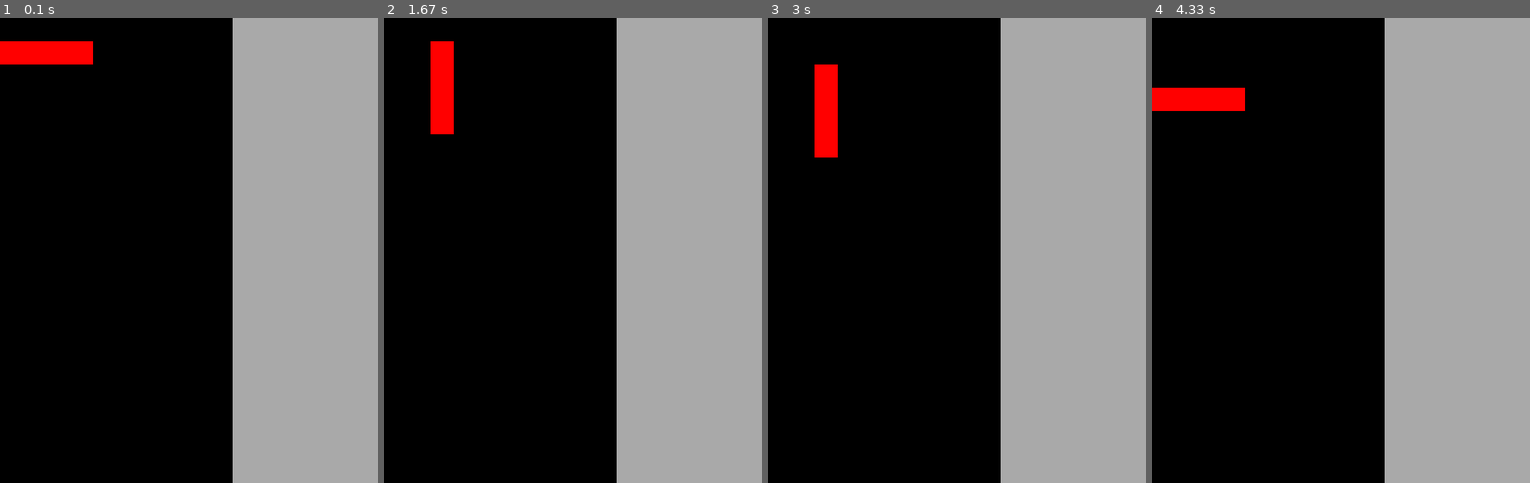
Above: before the commit, frames 1-4 (left to right).
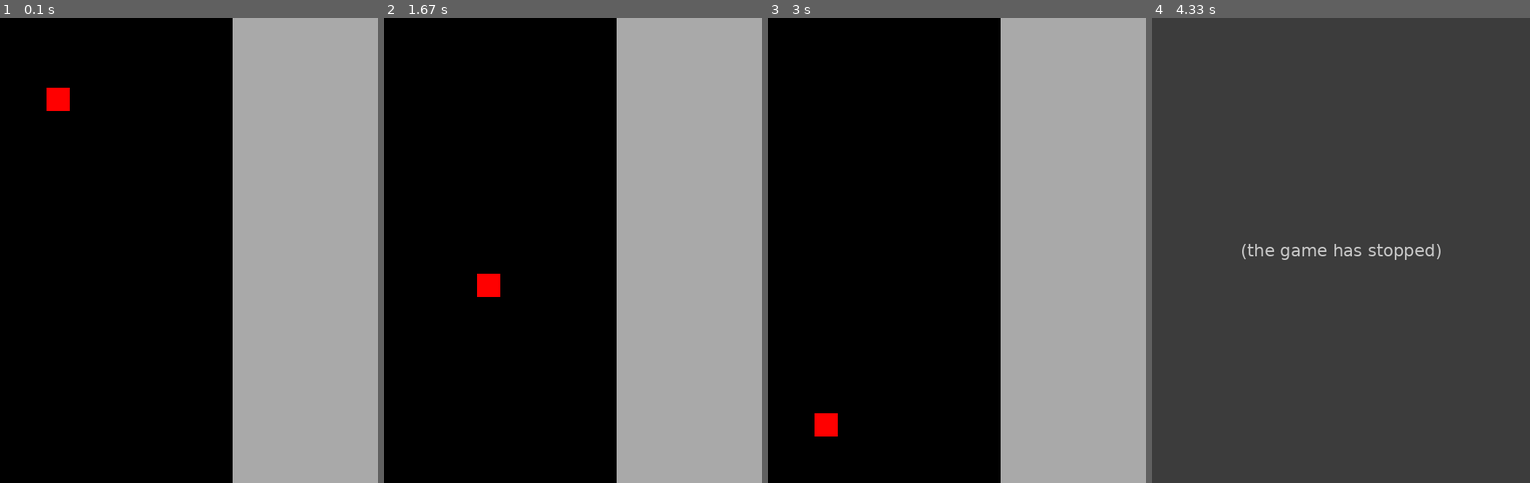
Above: after the commit, the same moments.

Repository: shogun-mar/Pygame-Tetris
Game: pygame game, started from main.py
Same seed, same stepped clock (60 frames per second), same inputs: the game is played once before the commit and once after it.
Inputs:
- Up to frame 1 (0.1 s): no input
- Up to frame 2 (1.67 s): tap E at 0.33 s; hold D 0.67-1.13 s; hold D 1.17-1.63 s
- Up to frame 3 (3 s): hold A 1.67-2.2 s; hold A 2.23-2.78 s; tap Q at 2.82 s
- Up to frame 4 (4.33 s): no input

The runs differ from the first frame. In frame 1, 1.5% of the frame differs, in the area x 0-25%, y 5-20%; in frame 2, 1.5%; in frame 3, 1.5%; in frame 4, 100%, in the area x 0-100%, y 0-100%.
Error after the commit: IndexError: list assignment index out of range (main.py line 36); the game stopped at 3.4 s (later frames are placeholders)

Commit message:
pygame tetris tetrominoes randomization and conversion

Diff:
--- a/main.py
+++ b/main.py
@@ -9,7 +9,7 @@
 clock = pygame.time.Clock()
 
 grid = [[0 for _ in range(GRID_WIDTH)] for _ in range(GRID_HEIGHT)] # 0 means empty cell, color name means filled cell with that color
-current_tetromino = Tetromino(screen, [[0, 0], [1, 0], [2, 0], [3, 0]], 'red')
+current_tetromino = Tetromino(screen, color='red', cell_positions=[[2, 2]])
 
 game_background_surface = pygame.Surface((SCREEN_WIDTH, SCREEN_HEIGTH))
 
@@ -22,25 +22,25 @@
 def update_game():
     global current_tetromino
 
-    #Check if tetramino has reached loose cells
+    # Check if tetromino has reached loose cells
     for cell_position in current_tetromino.cell_positions:
         column = cell_position[0]
         row = cell_position[1]
-        if row == GRID_HEIGHT - 1 or grid[column + 1][row] != 0:
-            #Add tetramino to the grid
+        print(f"column: {column}, row: {row}")
+        if row == GRID_HEIGHT - 1 or grid[row][column + 1] != 0:
+            # Add tetromino to the grid
             for cell_position in current_tetromino.cell_positions:
                 column = cell_position[0]
                 row = cell_position[1]
-                grid[row][column] = current_tetromino.color
+                print(f"tetramino column: {column}, row: {row}")
+                grid[column][row] = current_tetromino.color
 
-            #Create a new tetramino
-            current_tetromino = Tetromino(screen, [[0, 0], [1, 0], [2, 0], [3, 0]], 'red')
+            # Create a new tetromino
+            current_tetromino = Tetromino(screen, color='red', cell_positions=[[2, 2]])
             break
 
     #Move tretramino down one cell
     current_tetromino.move_down()
-
-
 
 def draw_grid():
     #Draw tetramoino's cells
--- a/settings.py
+++ b/settings.py
@@ -3,6 +3,6 @@
 GRID_HEIGHT = 20 # Number of tiles in the height of the grid
 SCREEN_WIDTH = GRID_WIDTH * TILE_SIZE # Width of the screen in pixels
 SCREEN_HEIGTH = GRID_HEIGHT * TILE_SIZE # Height of the screen in pixels
-MAX_FPS = 1 # Maximum number of frames per second
+MAX_FPS = 5 # Maximum number of frames per second
 
 DIALOGUE_MENU_WIDTH = 200 # Width of the dialogue menu in pixels
--- a/tetromino.py
+++ b/tetromino.py
@@ -1,41 +1,24 @@
 import pygame
-from settings import *
+from settings import TILE_SIZE, GRID_WIDTH
 
 class Tetromino:
-    def __init__(self, screen, cell_positions, color):
+    def __init__(self, screen, color, cell_positions):
         self.screen = screen
+        self.color = color
         self.cell_positions = cell_positions
-        self.color = color
+
+    def move_left(self):
+        leftmost_column = min(cell[0] for cell in self.cell_positions)
+        if leftmost_column > 0:
+            self.cell_positions = [[cell[0] - 1, cell[1]] for cell in self.cell_positions]
+
+    def move_right(self):
+        rightmost_column = max(cell[0] for cell in self.cell_positions)
+        if rightmost_column < GRID_WIDTH - 1:
+            self.cell_positions = [[cell[0] + 1, cell[1]] for cell in self.cell_positions]
 
     def move_down(self):
-        for cell_position in self.cell_positions:
-            cell_position[1] += 1
-
-    def move_left(self):
-        for cell_position in self.cell_positions:
-            cell_position[0] -= 1
-
-    def move_right(self):
-        for cell_position in self.cell_positions:
-            cell_position[0] += 1
-
-    def rotate_left(self):
-        def reverse_columns(matrix):
-            return [list(reversed(row)) for row in matrix]
-
-        matrix = self.to_matrix(self.cell_positions)
-        transposed_matrix = self.transpose(matrix)
-        rotated_matrix = reverse_columns(transposed_matrix)
-        self.cell_positions = self.from_matrix(rotated_matrix)
-
-    def rotate_right(self):
-        def reverse_rows(matrix):
-            return [list(row) for row in reversed(matrix)]
-
-        matrix = self.to_matrix(self.cell_positions)
-        transposed_matrix = self.transpose(matrix)
-        rotated_matrix = reverse_rows(transposed_matrix)
-        self.cell_positions = self.from_matrix(rotated_matrix)
+        self.cell_positions = [[cell[0], cell[1] + 1] for cell in self.cell_positions]
 
     def draw(self):
         for cell_position in self.cell_positions:
@@ -43,21 +26,44 @@
             row = cell_position[1]
             pygame.draw.rect(self.screen, self.color, (column * TILE_SIZE, row * TILE_SIZE, TILE_SIZE, TILE_SIZE))
 
-    def to_matrix(self, cell_positions):
-            max_x = max(cell[0] for cell in cell_positions)
-            max_y = max(cell[1] for cell in cell_positions)
-            matrix = [[0] * (max_x + 1) for _ in range(max_y + 1)]
-            for x, y in cell_positions:
-                matrix[y][x] = 1
-            return matrix
+    def rotate_left(self):
+        self._rotate(reverse_columns=True)
 
-    def from_matrix(self, matrix):
-            cell_positions = []
-            for y, row in enumerate(matrix):
-                for x, cell in enumerate(row):
-                    if cell:
-                        cell_positions.append([x, y])
-            return cell_positions
+    def rotate_right(self):
+        self._rotate(reverse_columns=False)
+
+    def _rotate(self, reverse_columns):
+        # Calculate the bounding box of the tetromino
+        min_x = min(cell[0] for cell in self.cell_positions)
+        max_x = max(cell[0] for cell in self.cell_positions)
+        min_y = min(cell[1] for cell in self.cell_positions)
+        max_y = max(cell[1] for cell in self.cell_positions)
+
+        # Calculate the center of the bounding box
+        center_x = (min_x + max_x) // 2
+        center_y = (min_y + max_y) // 2
+
+        # Translate cells to origin
+        translated_positions = [[cell[0] - center_x, cell[1] - center_y] for cell in self.cell_positions]
+
+        # Rotate cells
+        if reverse_columns:
+            rotated_positions = [[-cell[1], cell[0]] for cell in translated_positions]
+        else:
+            rotated_positions = [[cell[1], -cell[0]] for cell in translated_positions]
+
+        # Translate cells back to their original position
+        self.cell_positions = [[cell[0] + center_x, cell[1] + center_y] for cell in rotated_positions]
+
+    def to_matrix(self, positions):
+        # Convert list of positions to a matrix representation
+        max_x = max(pos[0] for pos in positions)
+        max_y = max(pos[1] for pos in positions)
+        matrix = [[0] * (max_x + 1) for _ in range(max_y + 1)]
+        for pos in positions:
+            matrix[pos[1]][pos[0]] = 1
+        return matrix
 
     def transpose(self, matrix):
-            return list(zip(*matrix))
+        # Transpose the matrix
+        return [list(row) for row in zip(*matrix)]
